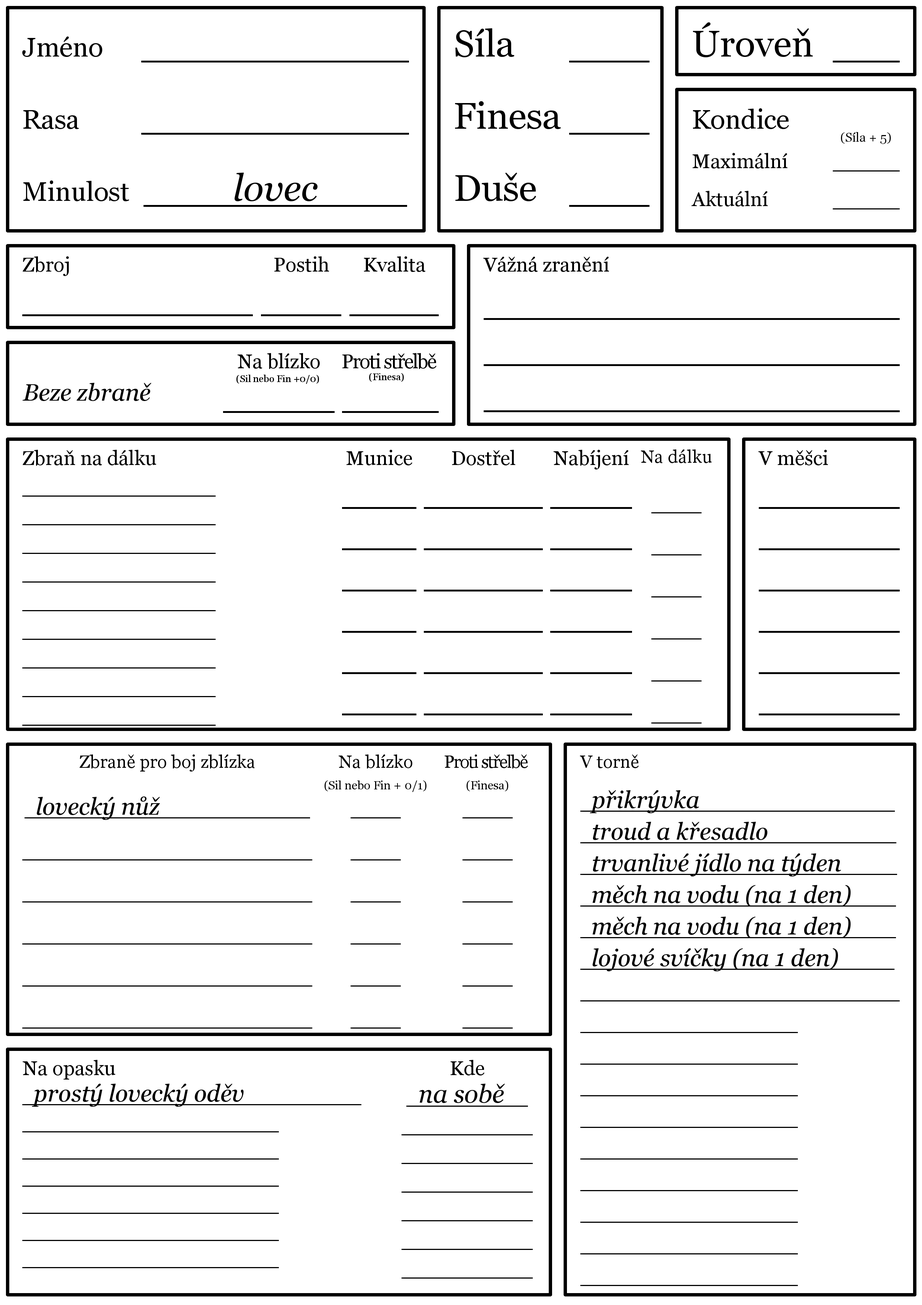
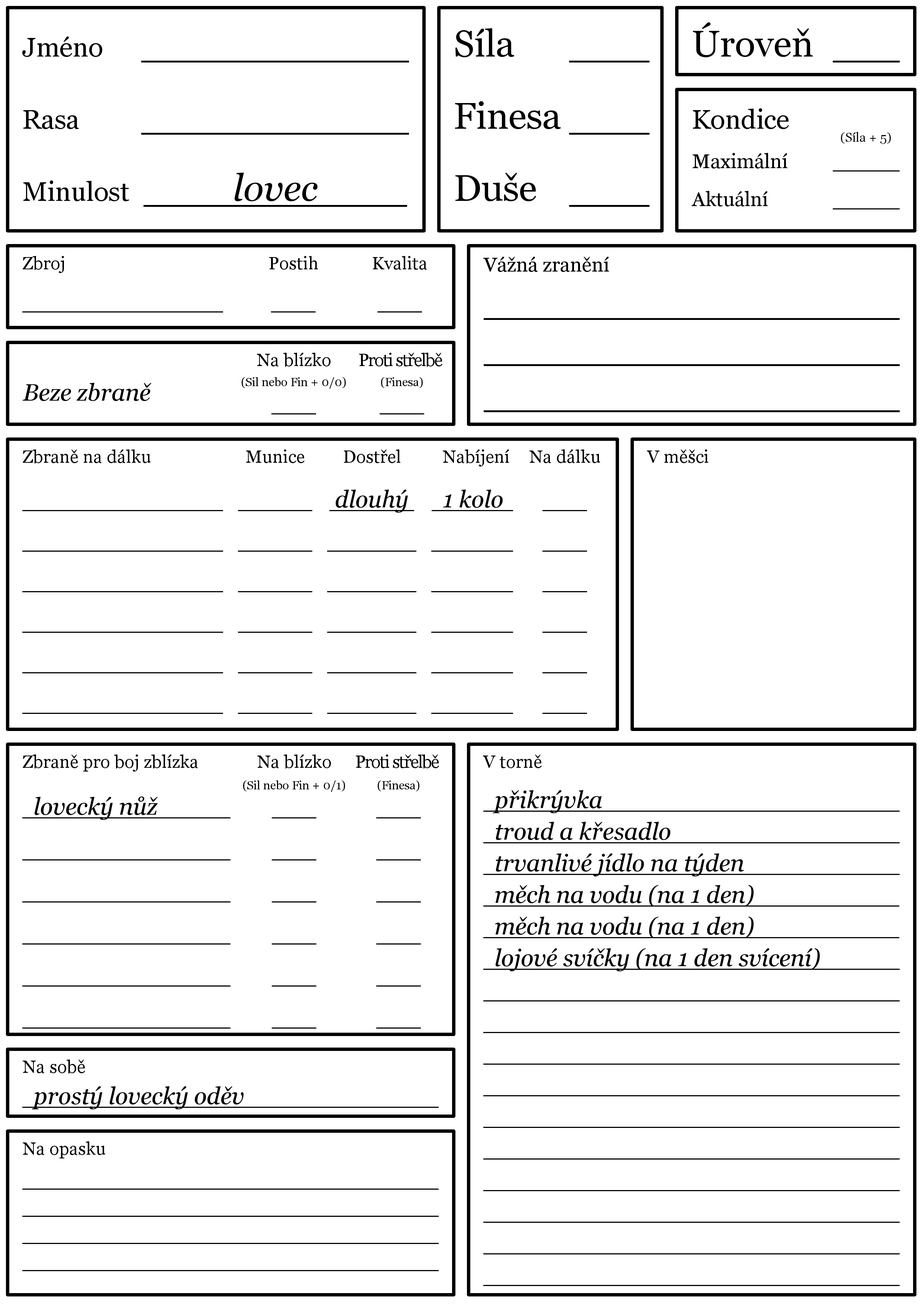
Two versions of the same layered image (922x1305). Layer-by-layer changes:
moved "Zbroj" above "Beze zbraně" over [22, 255, 439, 317]
moved "Zbroj label" above "Postih ...", painted on it over [22, 255, 253, 317]
painted on "Kvalita ..." over [349, 255, 439, 317]
moved "Beze zbraně" above "Vážná zranění" over [223, 352, 443, 415]
painted on "BČ (beze zbraně)" over [223, 352, 346, 415]
painted on "Proti střelbě (beze zbraně)" over [342, 352, 443, 415]
added layer "Maska zbraní na dálku" in group "Zbraně na dálku" over [238, 449, 529, 716]
painted on "Zbraně na dálku label" over [22, 449, 224, 726]
painted on "Munice" over [238, 449, 417, 716]
painted on "Dostřel ..." over [327, 449, 543, 716]
painted on "Nabíjení" over [431, 449, 633, 716]
painted on "BČ (na dálku)" over [529, 449, 712, 724]
moved "Měšec" out of group "Zbraně na dálku" over [647, 449, 901, 716]
painted on "Měšec label" over [647, 449, 901, 716]
painted on "Zbraně na blízko label" over [22, 754, 313, 1029]
painted on "Na blízko" over [243, 754, 427, 1029]
painted on "Proti střelbě" over [355, 754, 529, 1029]
renamed "Kde ..." to "Maska na sobě", moved it above "Na sobě label", painted on it over [401, 1050, 533, 1279]
renamed "Na opasku ..." to "Na sobě label", painted on it over [22, 1059, 446, 1268]
added group "Na opasku" with 2 layers above "V torně" over [22, 1133, 453, 1279]
added layer "Na opasku label" in group "Na opasku" over [22, 1141, 447, 1271]
painted on "V torně label" over [483, 754, 901, 1286]
painted on "Borders" over [5, 437, 828, 1297]
painted on "Background" over [431, 705, 767, 765]
…and 5 more changes (2 added, 1 painted, 2 removed, 1 stack)
